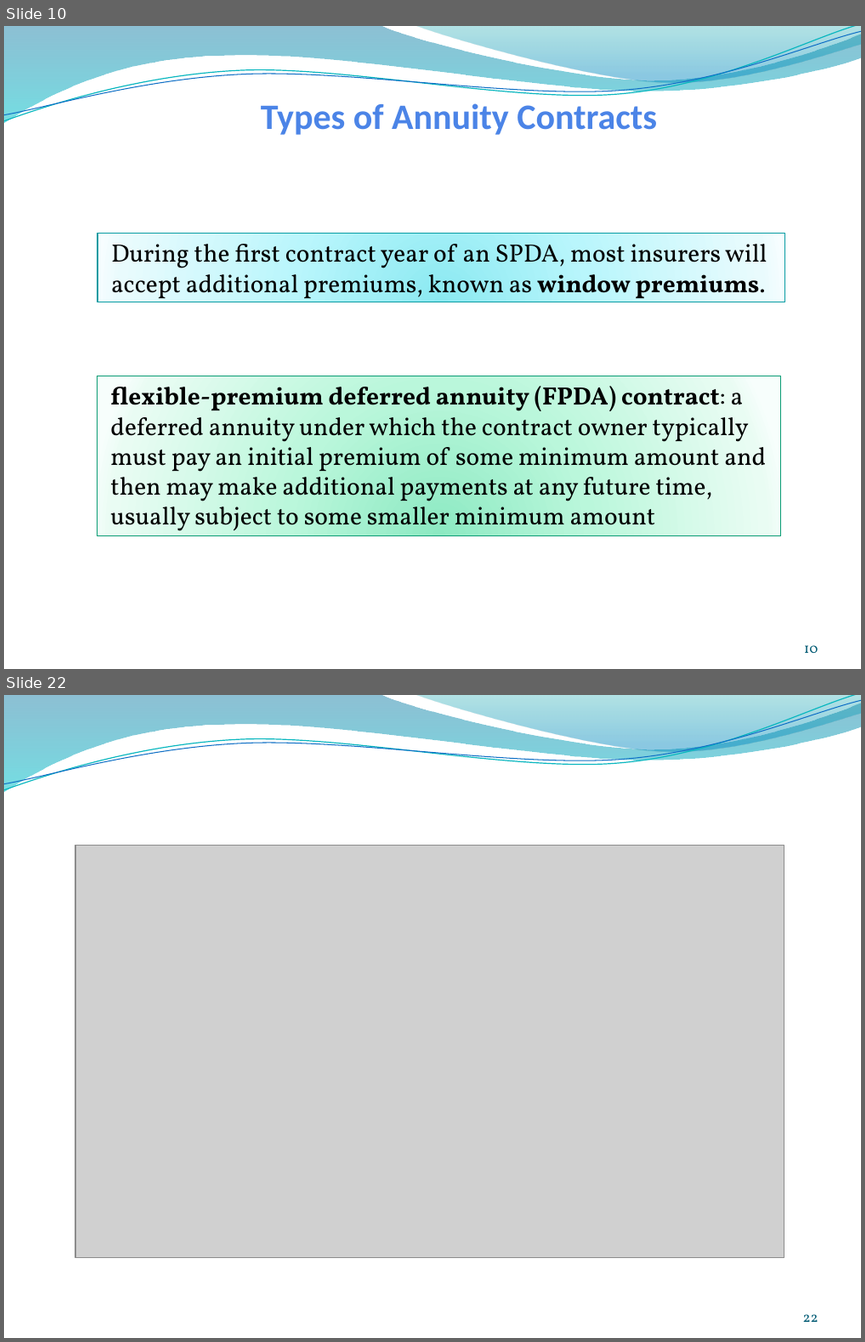
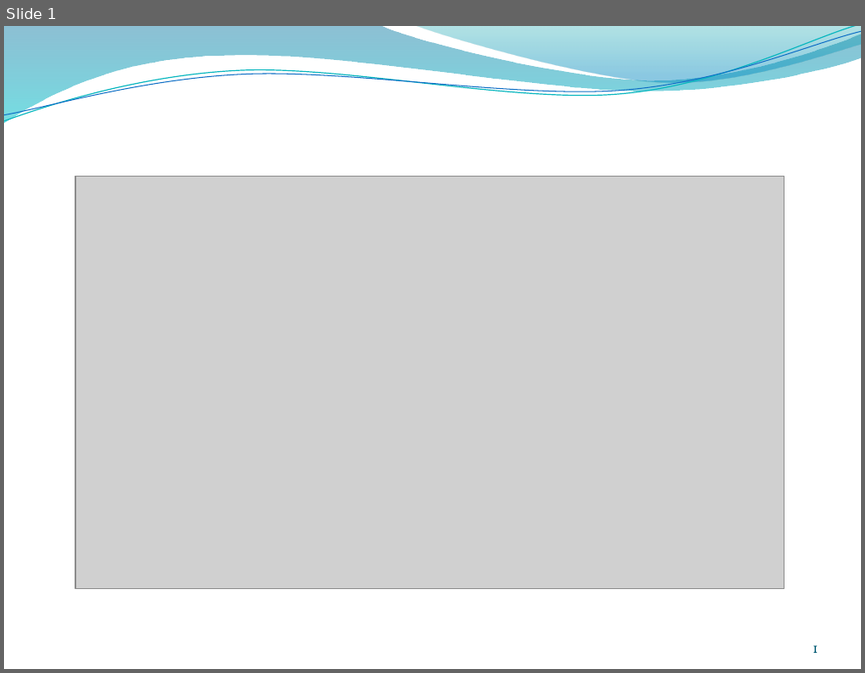
Before and after one commit to chandankrprasad/test, a slide deck: Annuities Sessions/Annuities - Session I.pptx. Shown one above the other, each under a label of ours: slides 10 and 22 before the commit, slide 1 after it; the slides between them are not shown. The pictures are 865x1342 and 865x673 pixels, drawn with LibreOffice and Linux fonts; fonts in the diff are those of the drawing; grey boxes stand for pictures; background and template pictures are left out. Boxes give left, top, right and bottom in pixels: in the first picture for what was removed or moved away, otherwise in the second. Text is boxed around its words. In the diff, an @@ line names an element or a change of style, - is before the commit and + after.

```diff
--- a/Annuities Sessions/Annuities - Session I.pptx
+++ b/Annuities Sessions/Annuities - Session I.pptx
@@ slide 10 removed at (4,26,861,669), background picture (left out); not listed: 4 template elements that a slide beside it also shows @@
@@ text removed at (261,103,657,135) @@
-Types of Annuity Contracts
@@ rectangle removed at (98,233,784,303) @@
-During the first contract year of an SPDA, most insurers will accept additional premiums, known as window premiums.
@@ rectangle removed at (97,375,780,536) @@
-flexible-premium deferred annuity (FPDA) contract: a deferred annuity under which the contract owner typically must pay an initial premium of some minimum amount and then may make additional payments at any future time, usually subject to some smaller minimum amount
@@ page number removed at (804,645,818,652) @@
-10
@@ what was slide 22 is now slide 1 @@
@@ page number at (812,645,818,652): text changed @@
-22
+1
```
Also in this commit, not shown: 20 other slides removed.
